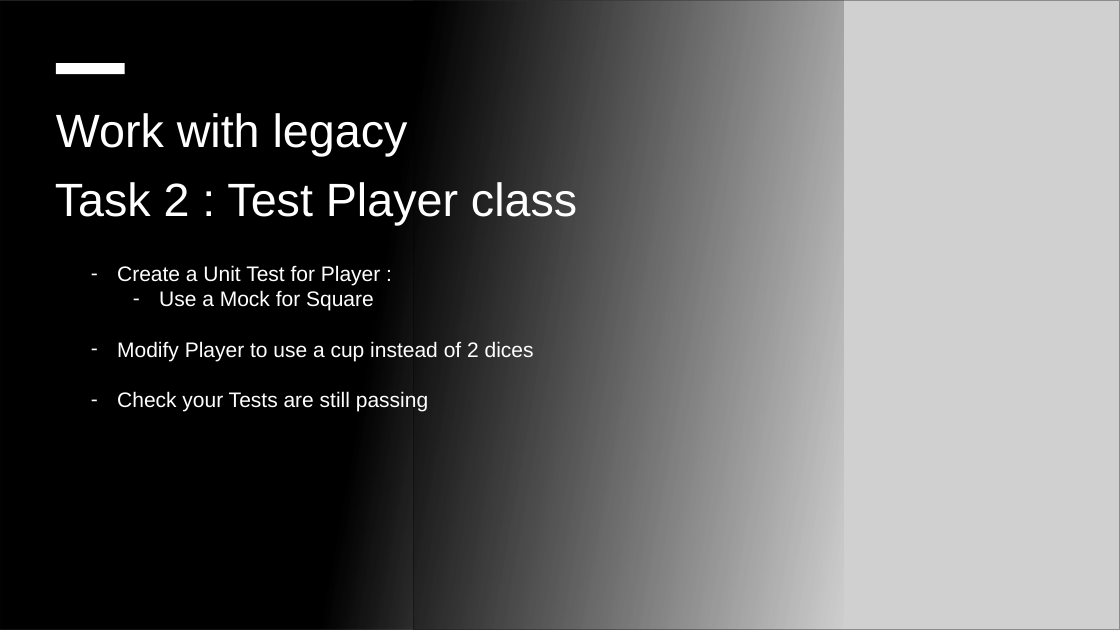
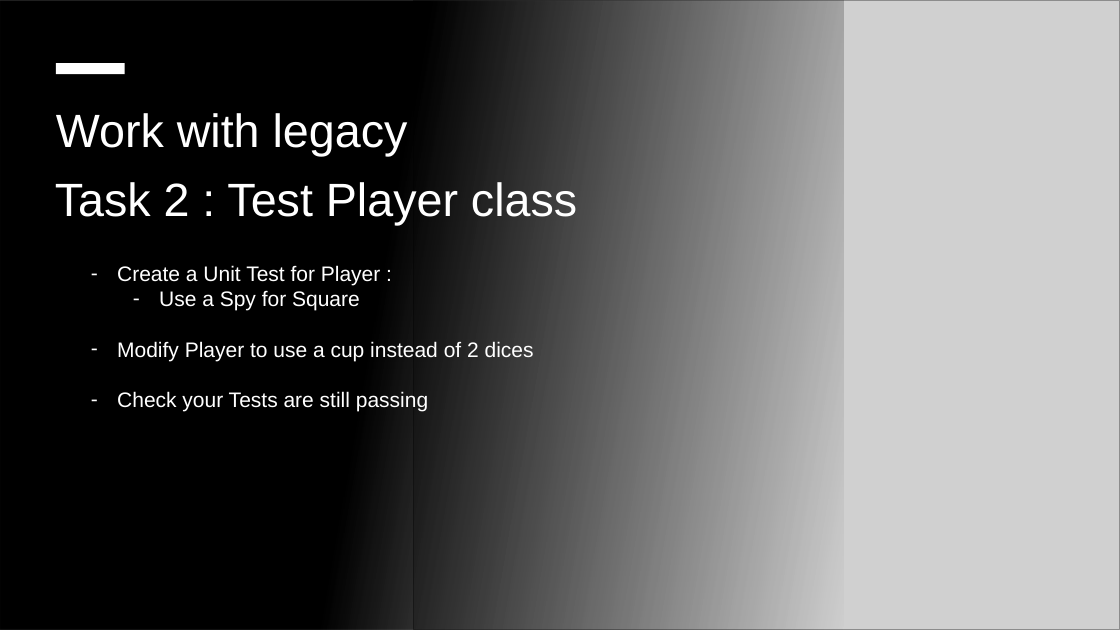
Before and after one commit to willcode4fun/javatraining, a slide deck: slide 3 of docs/Java Training Lab - TDD.pptx. Drawn at 1120x630 pixels with LibreOffice and Linux fonts; fonts in the diff are those of the drawing; grey boxes stand for pictures; background and template pictures are left out. Boxes give left, top, right and bottom in pixels: in the first picture for what was removed or moved away, otherwise in the second. Text is boxed around its words. In the diff, an @@ line names an element or a change of style, - is before the commit and + after.

```diff
--- a/docs/Java Training Lab - TDD.pptx
+++ b/docs/Java Training Lab - TDD.pptx
@@ text at [159, 290, 360, 311]: text changed @@
-  – Use a Mock for Square
+  – Use a Spy for Square
```
Also in this commit, not shown: 1 other slide changed, 24 other files.
